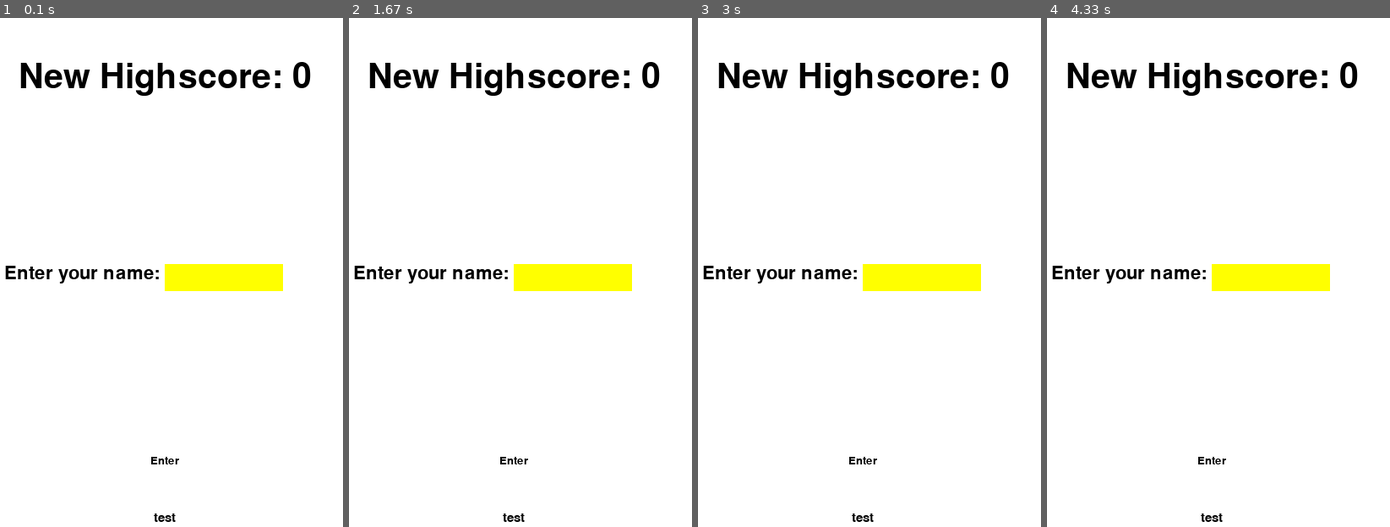
Above: before the commit, frames 1-4 (left to right).
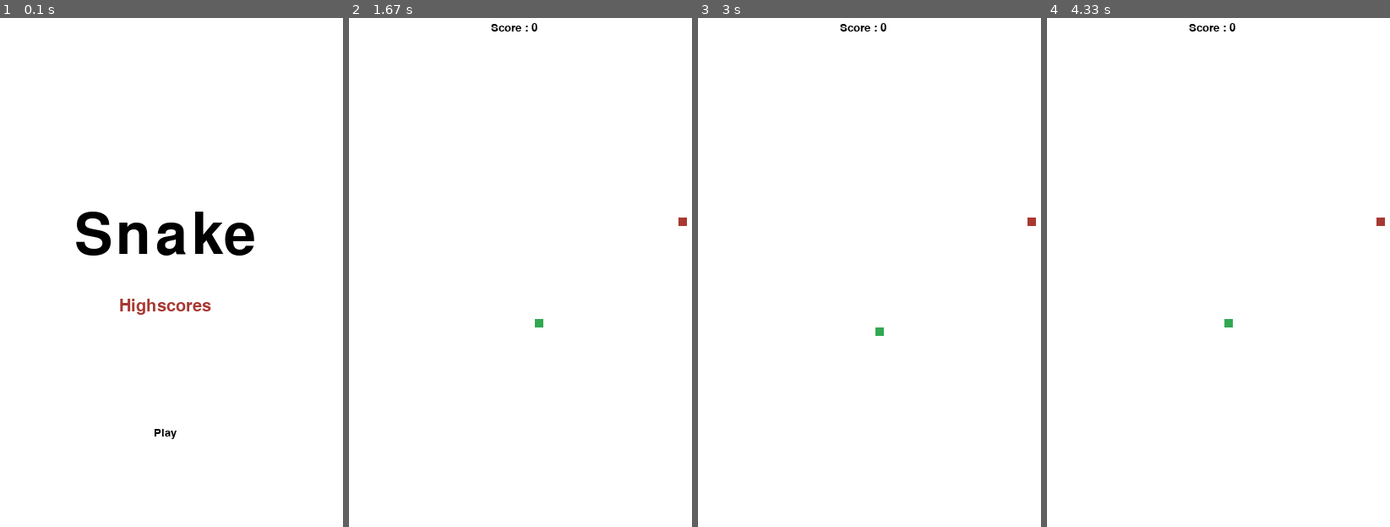
Above: after the commit, the same moments.

Repository: mcastre1/pygame
Game: pygame game, started from snake_game/main.py
The game is run twice, just before and just after one commit, with the same random seed, the same clock (stepped at 60 frames per second) and the same inputs.
Inputs (mouse positions are in pixels of both pictures, inside the frame that each line leads up to):
- Up to frame 1 (0.1 s): no input
- Up to frame 2 (1.67 s): click (513, 435) at 0.38 s, where only the run after the commit has a clickable "Play"; hold Right 0.67-1.13 s; move the mouse to (496, 379) at 0.7 s; hold Up 1.17-1.63 s; move the mouse to (517, 394) at 1.2 s
- Up to frame 3 (3 s): hold Right 1.67-2.13 s; hold Left 2.17-2.7 s; hold Down from 2.73 s (still down)
- Up to frame 4 (4.33 s): release Down at 3.03 s; hold Left 3.07-3.47 s; hold Up 3.5-3.87 s; hold Right from 3.9 s (still down)

The runs differ from the first frame. In frame 1, 6.9% of the frame differs, in the area x 1-91%, y 8-100%; in frame 2, 4.7%; in frame 3, 4.7%; in frame 4, 4.7%.

Commit message:
Able to shift highscores depending on where a new highscore is put.

Diff:
--- a/snake_game/gameState.py
+++ b/snake_game/gameState.py
@@ -330,7 +330,7 @@
     def update_highscores(self):
         found_index = False
         index = 0
-        for i in range(len(self.highscores_values)):
+        for i in range(0,len(self.highscores_values)):
             if self.head.get_score() > self.highscores_values[i]:
                 found_index = True
                 index = i
@@ -338,7 +338,7 @@
 
         if found_index:
             if index == 0:
-                new_hs = [self.highscores_values[index]] + self.highscores_values[1:]
+                new_hs = [self.head.get_score()] + self.highscores_values[0:-1]
                 self.highscores_values = new_hs
                 print(new_hs)
 
@@ -451,4 +451,4 @@
         self.screen.blit(input_label, input_label_rect) # Text for label to the left of input rect
         self.screen.blit(text, text_rect) # Text for top of screen highscore
         self.screen.blit(button, button_rect)
-        self.test_button.blit_button()
+        self.test_button.blit()
--- a/snake_game/gui/button.py
+++ b/snake_game/gui/button.py
@@ -1,5 +1,6 @@
 import pygame
 
+# Class used to create a button in pygame
 class Button():
     def __init__(self, text, font_size, text_color, font = None):
         self.text = text
@@ -11,9 +12,11 @@
         self.button_text = self.button_font.render(self.text, True, self.text_color)
         self.button_rect = self.button_text.get_rect()
 
+    # Returns the buttons rect, normally used to change the x and y coordinates of such rect.
     def get_button_rect(self):
         return self.button_rect
 
-    def blit_button(self):
+    # Draws 'button' on current pygame screen.
+    def blit(self):
         screen = pygame.display.get_surface()
         screen.blit(self.button_text, self.button_rect)
--- a/snake_game/highscores.txt
+++ b/snake_game/highscores.txt
@@ -1 +1 @@
-{"0": 10, "1": 9, "2": 8, "3": 7, "4": 6, "5": 5, "6": 4, "7": 3, "8": 2, "9": 1}
+{"0": 20, "1": 10, "2": 9, "3": 8, "4": 7, "5": 6, "6": 5, "7": 4, "8": 3, "9": 2}
--- a/snake_game/main.py
+++ b/snake_game/main.py
@@ -21,7 +21,7 @@
 pickup_group = pygame.sprite.Group()
 
 game_state = GameState(head_group, body_group, pickup_group, screen, apple_bite_sfx, background_music)
-game_state.set_state('input')
+game_state.set_state('intro')
 
 while True:
     game_state.state_manager()
